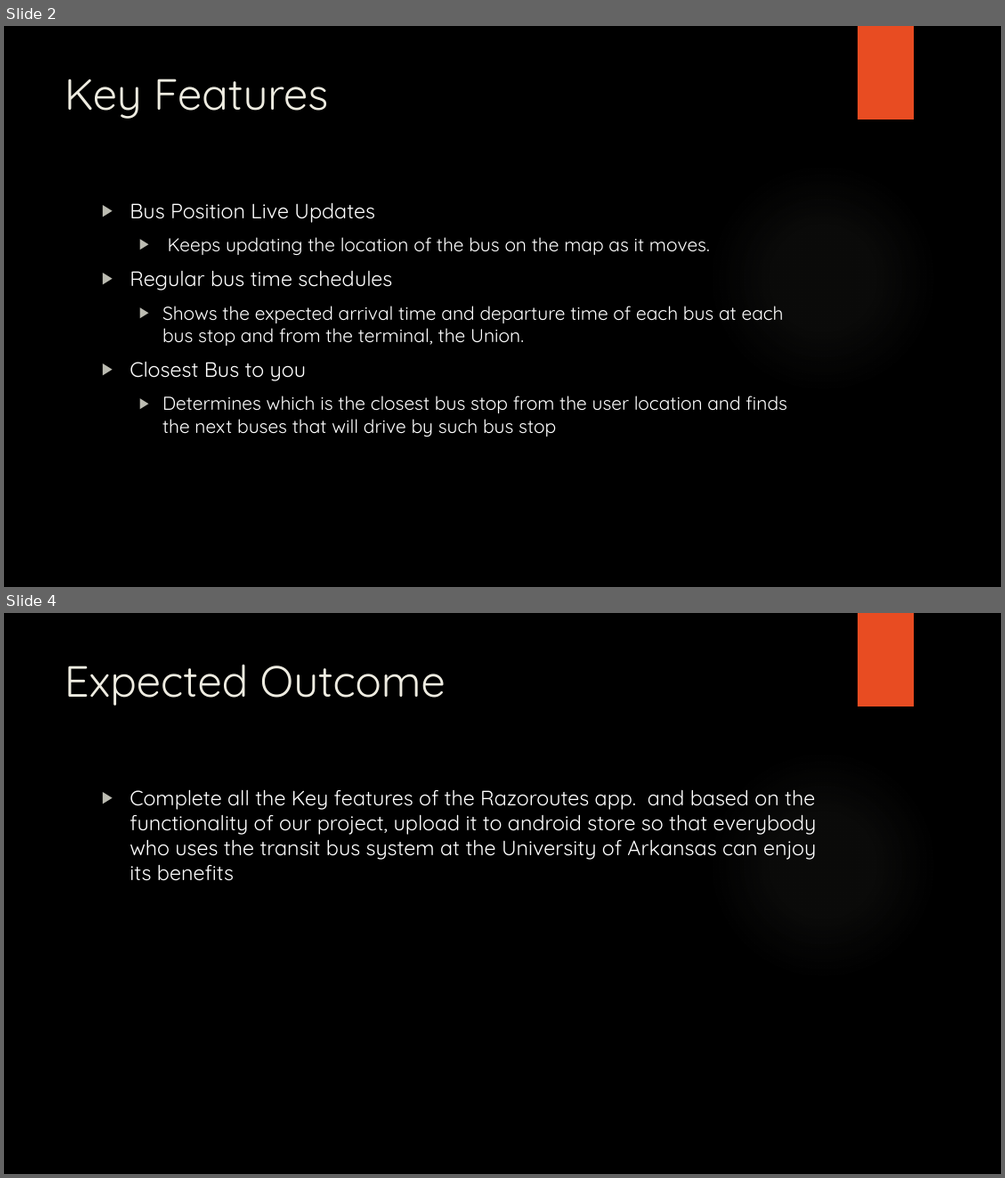
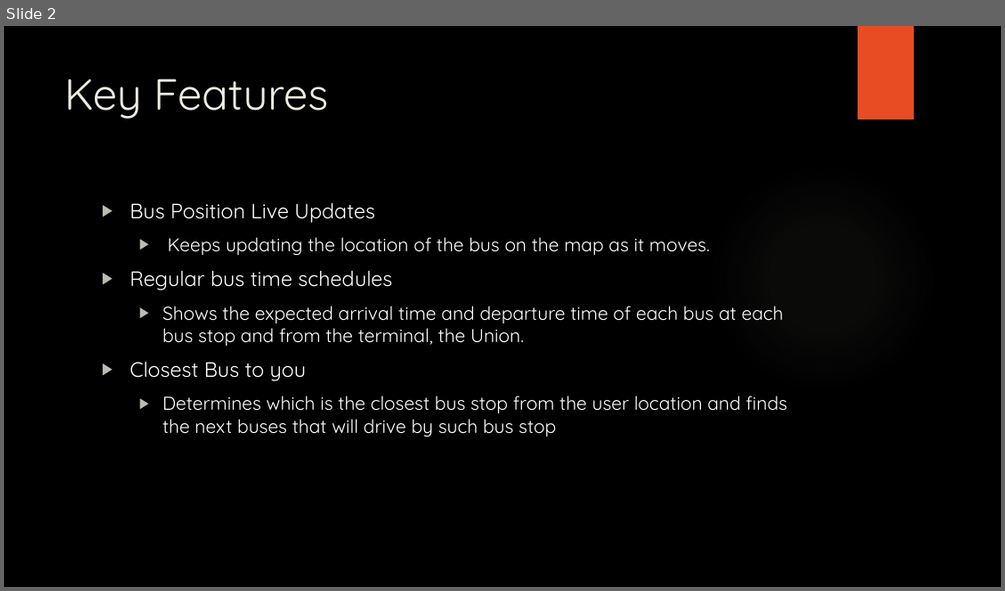
Before and after one commit to AlSwink/Razoroutes, a slide deck: Razoroutes.pptm. Shown one above the other, each under a label of ours: slides 2 and 4 before the commit, slide 2 after it; the slides between them are not shown. The pictures are 1005x1178 and 1005x591 pixels, drawn with LibreOffice and Linux fonts; fonts in the diff are those of the drawing; background and template pictures are left out. Boxes give left, top, right and bottom in pixels: in the first picture for what was removed or moved away, otherwise in the second. Text is boxed around its words. In the diff, an @@ line names an element or a change of style, - is before the commit and + after.

```diff
--- a/Razoroutes.pptm
+++ b/Razoroutes.pptm
@@ slide 4 removed at (4, 613, 1001, 1174), background picture (left out); not listed: 2 template elements that a slide beside it also shows @@
@@ title removed at (65, 665, 445, 706) @@
-Expected Outcome
@@ text removed at (129, 789, 817, 881) @@
-▶ Complete all the Key features of the Razoroutes app. and based on the functionality of our project, upload it to android store so that everybody who uses the transit bus system at the University of Arkansas can enjoy its benefits
```
Also in this commit, not shown: 1 slide added, 1 other slide removed.
